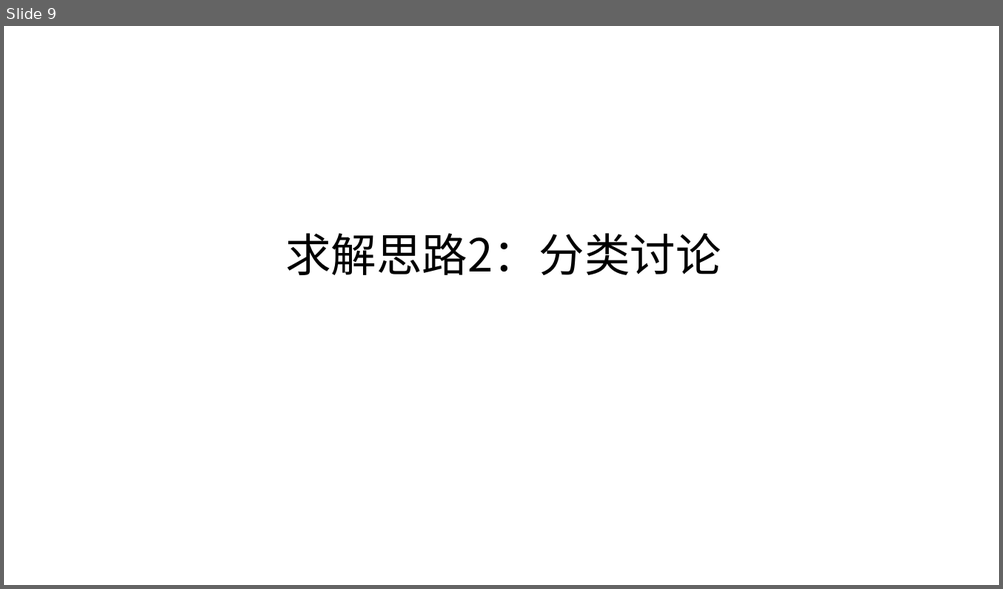
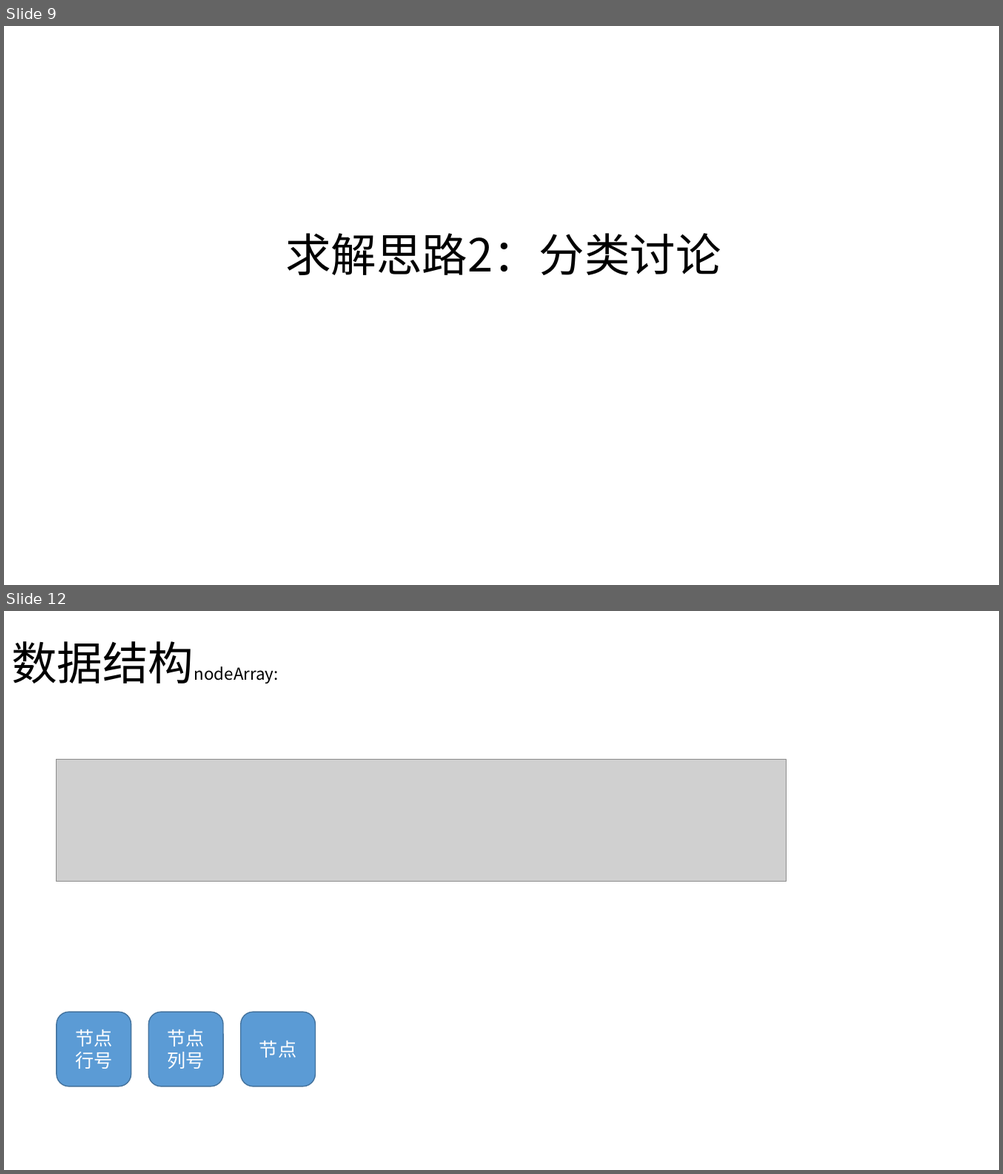
Before and after one commit to fenneishi/interview, a slide deck: yifang/4/第4题算法思路.pptx. Shown one above the other, each under a label of ours: slide 9 before the commit, slides 9 and 12 after it; the slides between them are not shown. The pictures are 1003x589 and 1003x1174 pixels, drawn with LibreOffice and Linux fonts; fonts in the diff are those of the drawing; grey boxes stand for pictures. Boxes give left, top, right and bottom in pixels: in the first picture for what was removed or moved away, otherwise in the second. Text is boxed around its words. In the diff, an @@ line names an element or a change of style, - is before the commit and + after.

```diff
--- a/yifang/4/第4题算法思路.pptx
+++ b/yifang/4/第4题算法思路.pptx
@@ slide 12 added at (4, 611, 999, 1170), background #FFFFFF @@
@@ title added at (11, 641, 279, 684), 16 pt, text #000000 @@
+数据结构nodeArray:
@@ picture added at (57, 760, 786, 882) @@
@@ rounded rectangle added at (57, 1012, 131, 1087), fill #5B9BD5, outline #43739E 1 pt, 18 pt, text #FFFFFF @@
+节点行号
@@ rounded rectangle added at (149, 1012, 223, 1087), fill #5B9BD5, outline #43739E 1 pt, 18 pt, text #FFFFFF @@
+节点列号
@@ rounded rectangle added at (241, 1012, 315, 1087), fill #5B9BD5, outline #43739E 1 pt, 18 pt, text #FFFFFF @@
+节点
```
Also in this commit, not shown: 1 slide changed, 1 other slide added.
